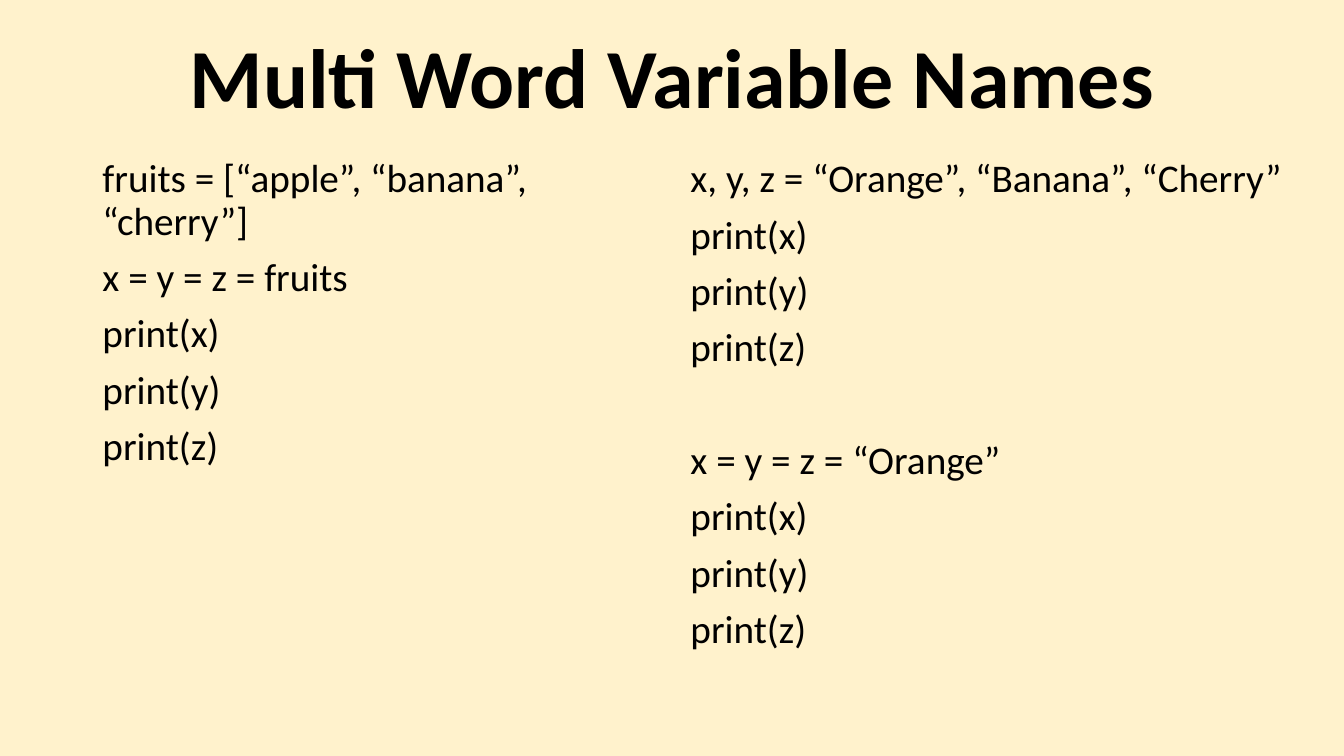
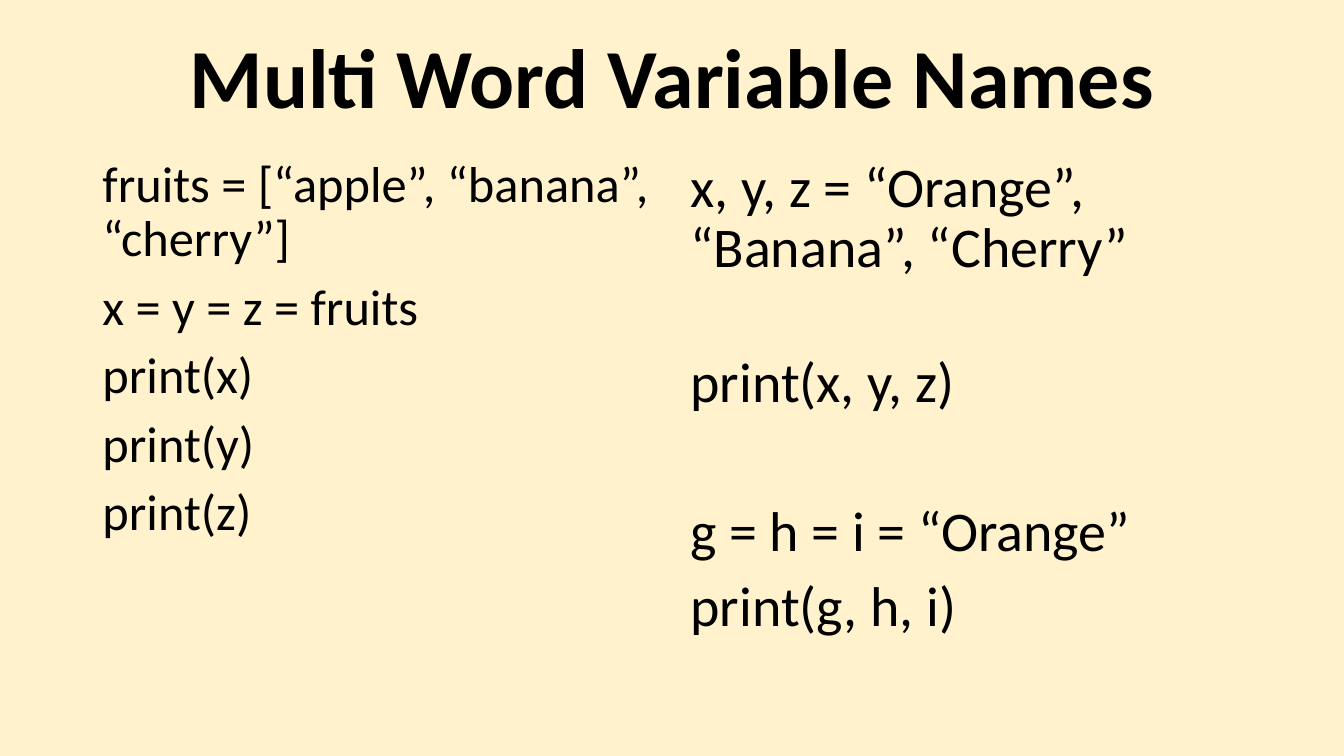
Before and after one commit to torres11991/dap-curriculum, a slide deck: slide 3 of Section05/5.2-Python_DataTypes1.pptx. Drawn at 1344x756 pixels with LibreOffice and Linux fonts; fonts in the diff are those of the drawing. Boxes give left, top, right and bottom in pixels: in the first picture for what was removed or moved away, otherwise in the second. Text is boxed around its words. In the diff, an @@ line names an element or a change of style, - is before the commit and + after.

```diff
--- a/Section05/5.2-Python_DataTypes1.pptx
+++ b/Section05/5.2-Python_DataTypes1.pptx
@@ text "fruits = [“apple”, “banana”, “cherry”]" at bbox=[102, 165, 649, 538]: size 28 to 36 pt @@
@@ text at bbox=[690, 166, 1128, 276]: size 28 to 40 pt in "x, y, z = “Orange”, “Banana”, “Cherry”" @@
@@ text at bbox=[690, 361, 1129, 636]: text changed; size 28 to 40 pt @@
-print(x)
-print(y)
-print(z)
-x = y = z = “Orange”
-print(x)
-print(y)
-print(z)
+print(x, y, z)
+g = h = i = “Orange”
+print(g, h, i)
```
Also in this commit, not shown: 7 other slides changed, 1 other file.
